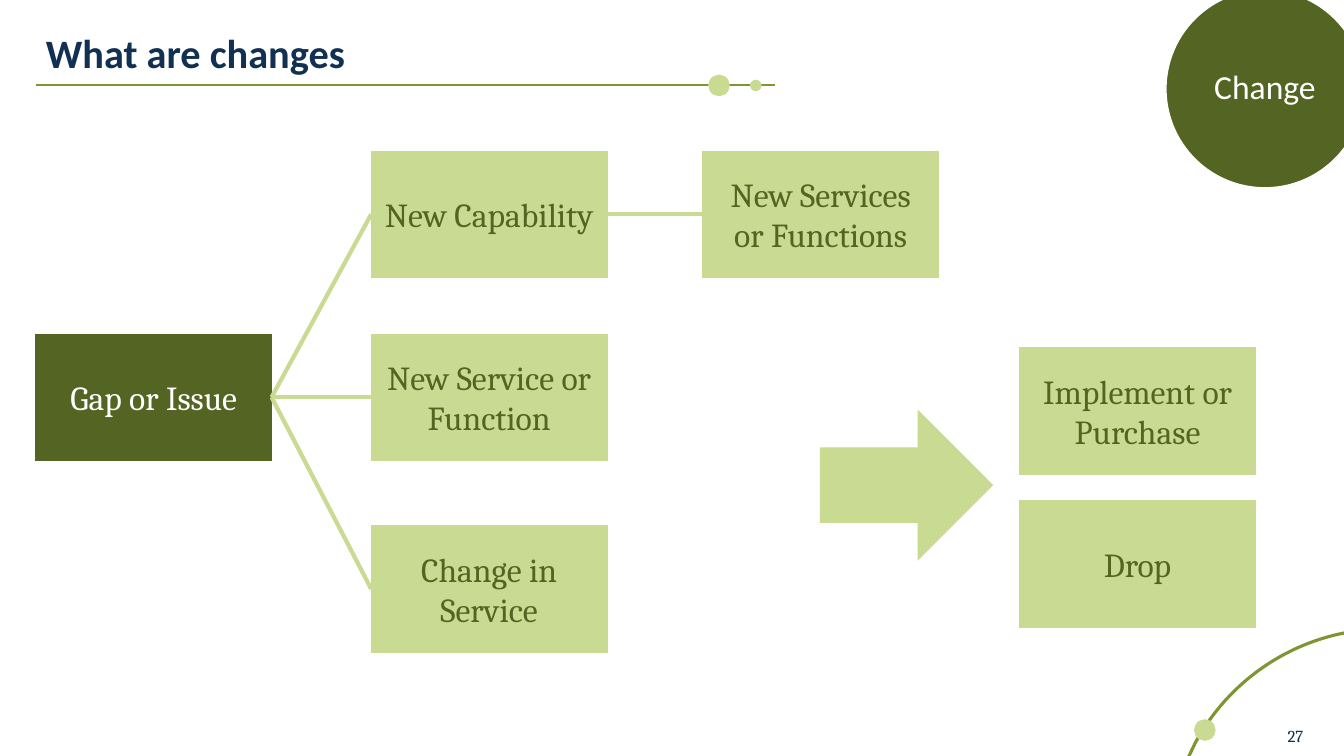
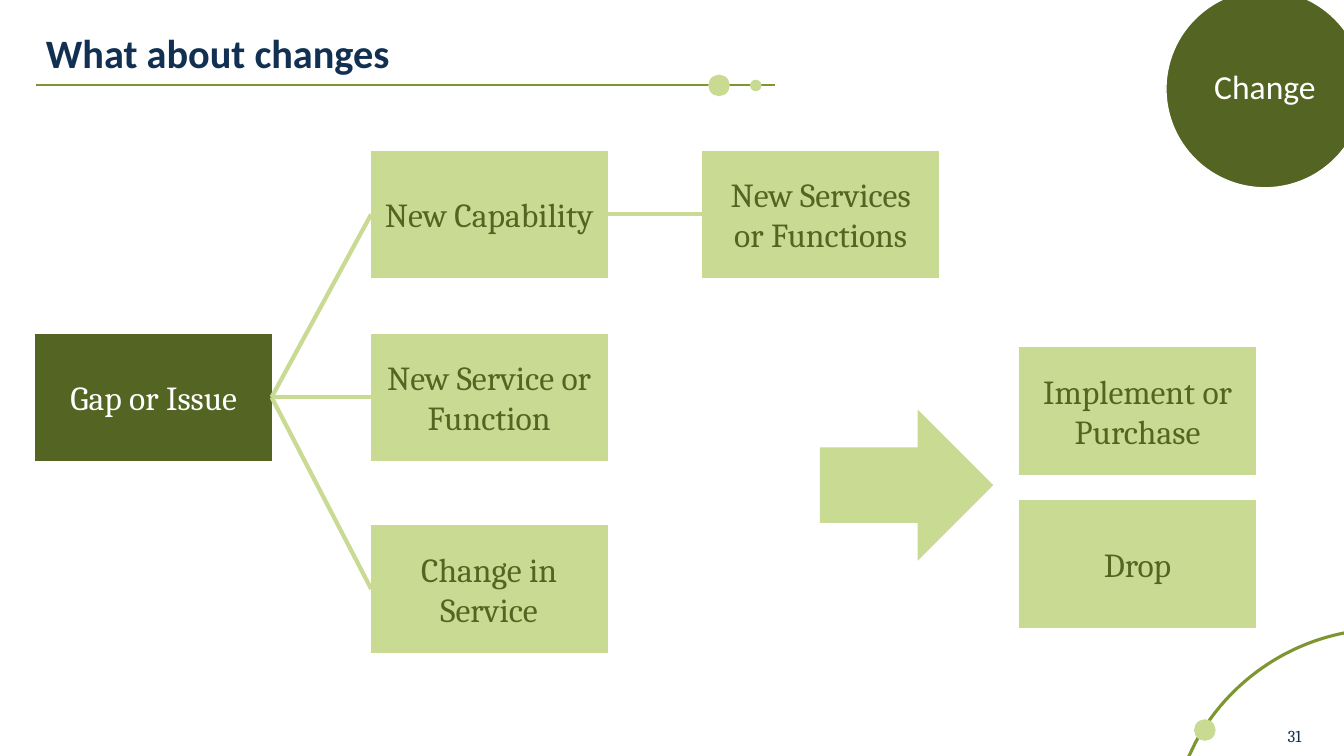
Before and after one commit to scmunk/decisions, a slide deck: slide 31 of MakingSecurityDecisionsLikeABoss.pptx (slide 27 before the commit). Drawn at 1344x756 pixels with LibreOffice and Linux fonts; fonts in the diff are those of the drawing. Boxes give left, top, right and bottom in pixels: in the first picture for what was removed or moved away, otherwise in the second. Text is boxed around its words. In the diff, an @@ line names an element or a change of style, - is before the commit and + after.

```diff
--- a/MakingSecurityDecisionsLikeABoss.pptx
+++ b/MakingSecurityDecisionsLikeABoss.pptx
@@ title at <box>46,39,390,75</box>: text changed @@
-What are changes
+What about changes
@@ page number at <box>1288,730,1302,742</box>: text changed @@
-27
+31
```
Also in this commit, not shown: 3 other slides changed, 4 slides added, 1 other file.
